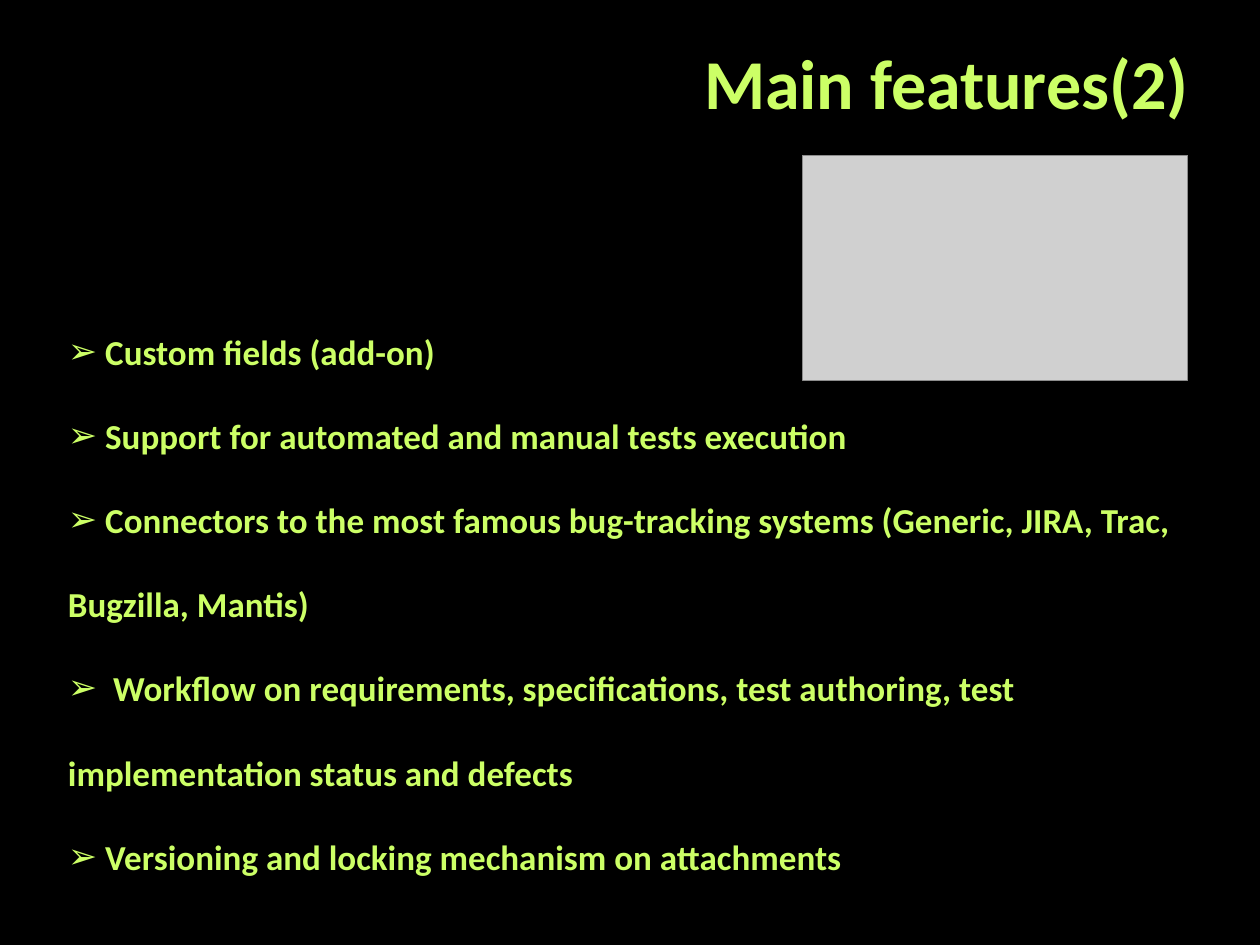
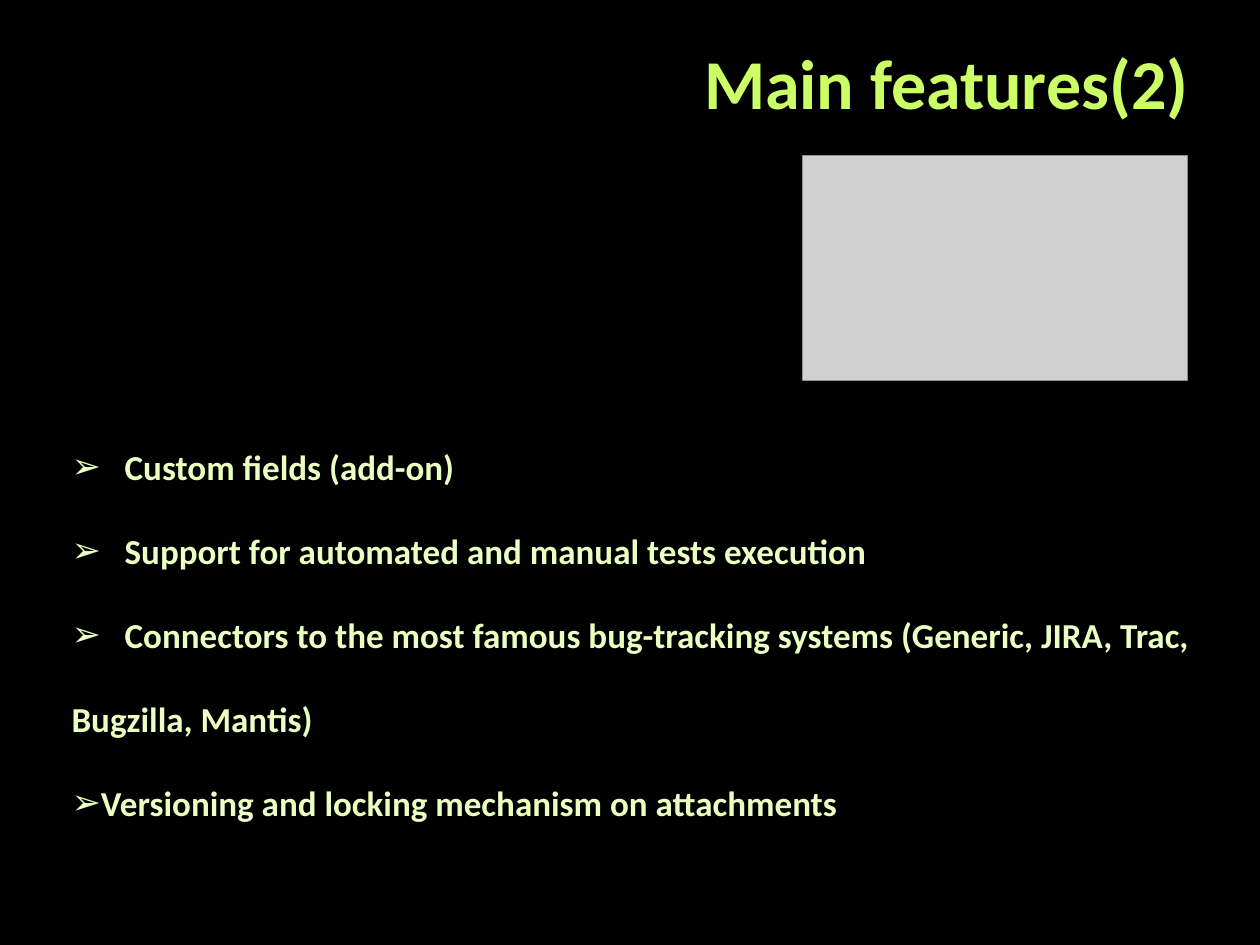
Before and after one commit to eandmir/TeamStarofSierraLeone, a slide deck: slide 4 of XStudio Test management tool.pptx. Drawn at 1260x945 pixels with LibreOffice and Linux fonts; fonts in the diff are those of the drawing; grey boxes stand for pictures; background and template pictures are left out. Boxes give left, top, right and bottom in pixels: in the first picture for what was removed or moved away, otherwise in the second. Text is boxed around its words. In the diff, an @@ line names an element or a change of style, - is before the commit and + after.

```diff
--- a/XStudio Test management tool.pptx
+++ b/XStudio Test management tool.pptx
@@ text "Custom fields (add-on)": place and size @@
-text "Custom fields (add-on)" at [68,339,1169,876]
+text "Custom fields (add-on)" at [72,454,1188,822]
@@ text "Custom fields (add-on)" at [72,454,1188,822]: text colour #CCFF66 to #EBFFC2 @@
@@ text at [68,676,1014,792]: paragraph removed @@
-➢ Workflow on requirements, specifications, test authoring, test implementation status and defects
```
Also in this commit, not shown: 5 other slides changed.
